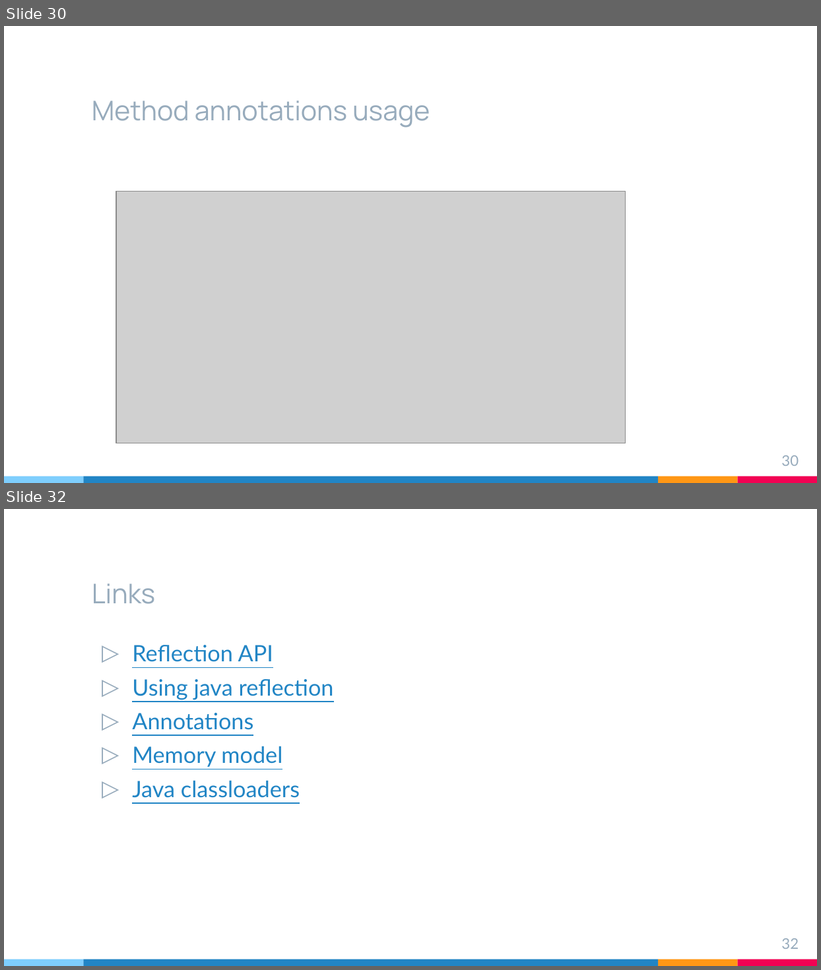
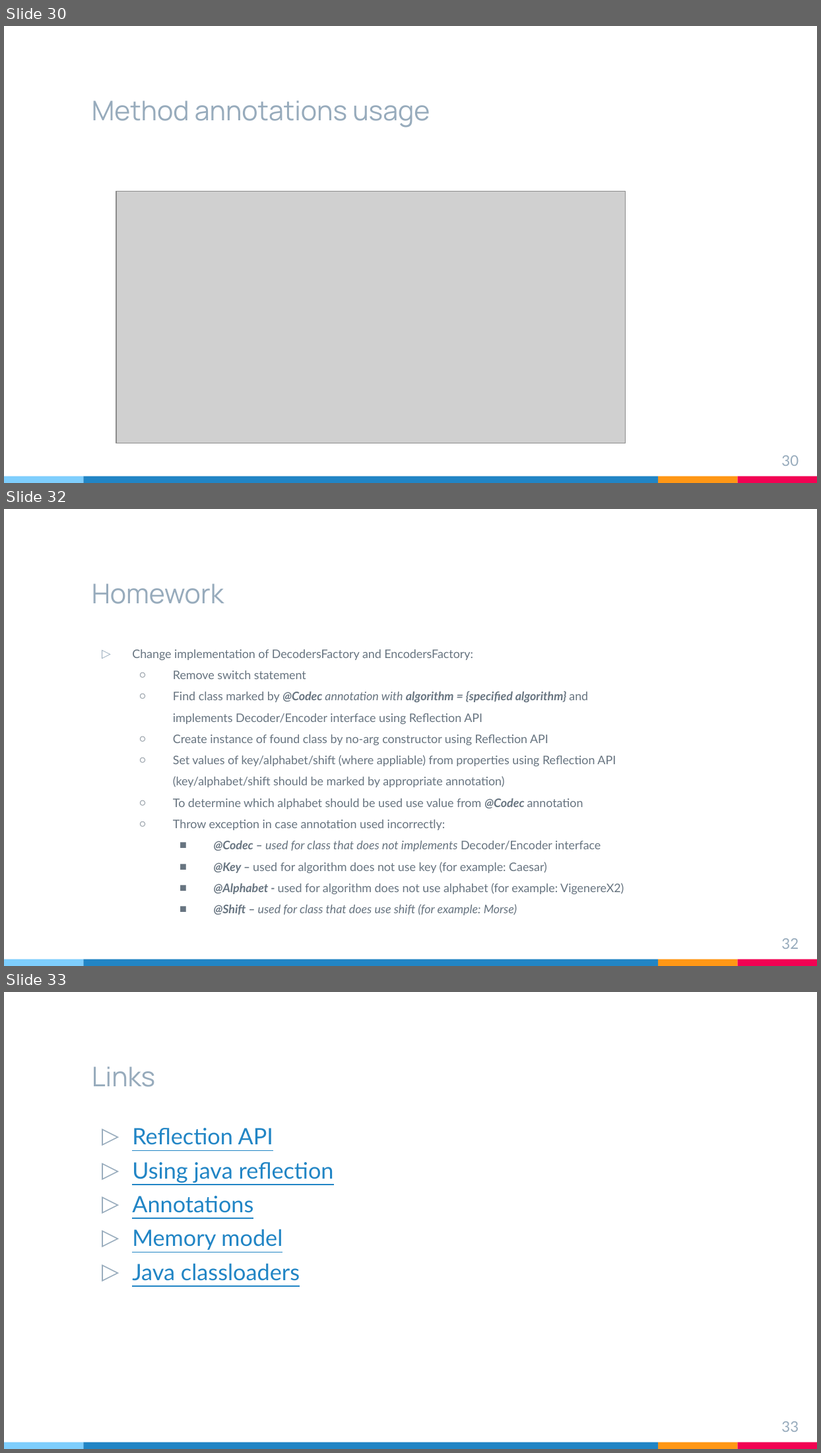
Before and after one commit to brahinets/GeekHub-J4W-9, a slide deck: Lectures/Lesson 12 - Reflection API, Annotations.pptx. Shown one above the other, each under a label of ours: slides 30 and 32 before the commit, slides 30, 32 and 33 after it; the slides between them are not shown. The pictures are 821x970 and 821x1453 pixels, drawn with LibreOffice and Linux fonts; fonts in the diff are those of the drawing; grey boxes stand for pictures. Boxes give left, top, right and bottom in pixels: in the first picture for what was removed or moved away, otherwise in the second. Text is boxed around its words. In the diff, an @@ line names an element or a change of style, - is before the commit and + after.

Commit message:
L12 - added homework

```diff
--- a/Lectures/Lesson 12 - Reflection API, Annotations.pptx
+++ b/Lectures/Lesson 12 - Reflection API, Annotations.pptx
@@ slide 32 added at (4, 509, 817, 966), background #FFFFFF; not listed: 4 template elements that a slide beside it also shows @@
@@ rectangle added at (4, 512, 16, 537), fill #FFFFFF @@
@@ title added at (92, 584, 224, 604), 24 pt, text #97ABBC @@
+Homework
@@ text added at (132, 650, 624, 916), 10.5 pt, text #677480 @@
+▷ Change implementation of DecodersFactory and EncodersFactory:
+  ○ Remove switch statement
+  ○ Find class marked by @Codec annotation with algorithm = {specified algorithm} and implements Decoder/Encoder interface using Reflection API
+  ○ Create instance of found class by no-arg constructor using Reflection API
+  ○ Set values of key/alphabet/shift (where appliable) from properties using Reflection API (key/alphabet/shift should be marked by appropriate annotation)
+  ○ To determine which alphabet should be used use value from @Codec annotation
+  ○ Throw exception in case annotation used incorrectly:
+    ■ @Codec – used for class that does not implements Decoder/Encoder interface
+    ■ @Key – used for algorithm does not use key (for example: Caesar)
+    ■ @Alphabet - used for algorithm does not use alphabet (for example: VigenereX2)
+    ■ @Shift – used for class that does use shift (for example: Morse)
@@ page number added at (781, 939, 799, 949), 13 pt, text #97ABBC @@
+32
@@ what was slide 32 is now slide 33 @@
@@ page number at (781, 1422, 799, 1432): text changed @@
-32
+33
```
Also in this commit, not shown: 1 other slide added, 1 slide removed.
